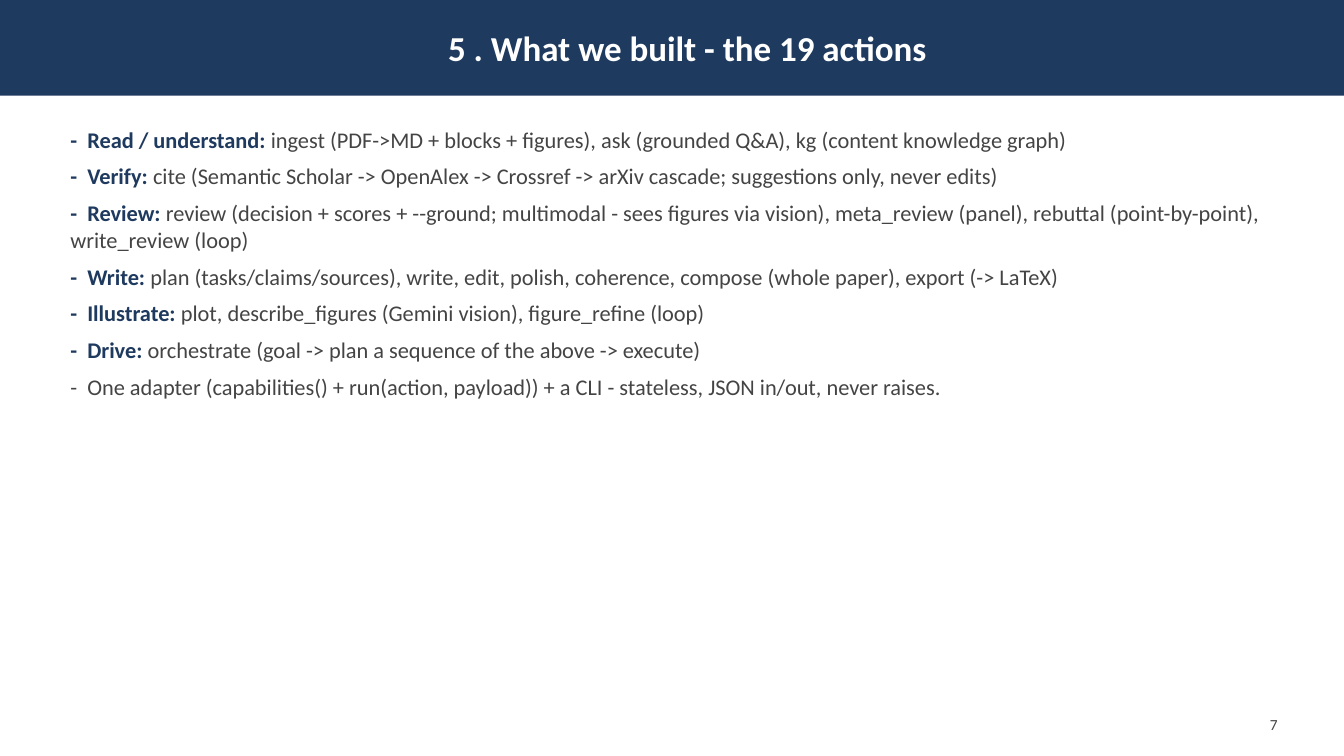
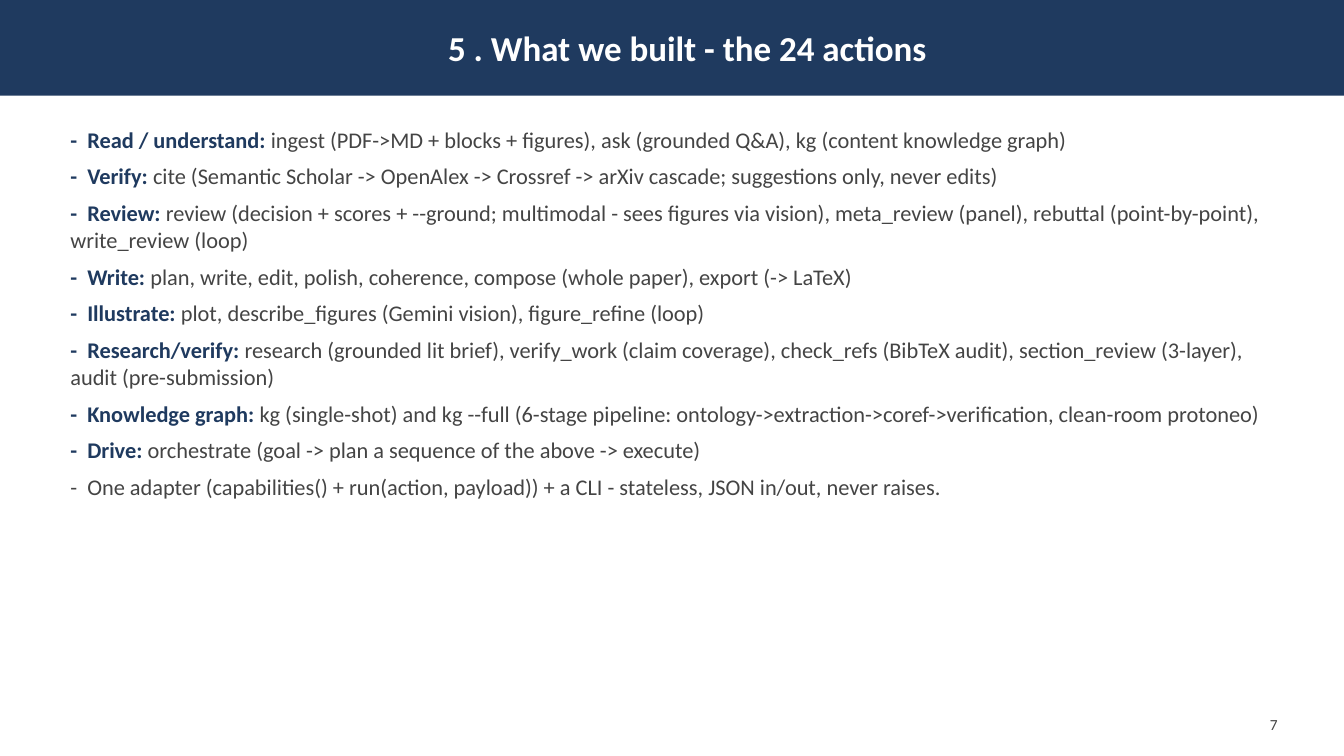
Before and after one commit to iowarp/clio-author, a slide deck: slide 8 of docs/AUTHOR.pptx. Drawn at 1344x756 pixels with LibreOffice and Linux fonts; fonts in the diff are those of the drawing. Boxes give left, top, right and bottom in pixels: in the first picture for what was removed or moved away, otherwise in the second. Text is boxed around its words. In the diff, an @@ line names an element or a change of style, - is before the commit and + after.

```diff
--- a/docs/AUTHOR.pptx
+++ b/docs/AUTHOR.pptx
@@ text in rectangle at (x1=448, y1=36, x2=926, y2=62): text changed @@
-5 . What we built - the 19 actions
+5 . What we built - the 24 actions
@@ text at (x1=87, y1=269, x2=851, y2=289): text changed @@
-- Write: plan (tasks/claims/sources), write, edit, polish, coherence, compose (whole paper), export (-> LaTeX)
+- Write: plan, write, edit, polish, coherence, compose (whole paper), export (-> LaTeX)
@@ text at (x1=70, y1=342, x2=1258, y2=426): paragraphs added @@
+- Research/verify: research (grounded lit brief), verify_work (claim coverage), check_refs (BibTeX audit), section_review (3-layer), audit (pre-submission)
+- Knowledge graph: kg (single-shot) and kg --full (6-stage pipeline: ontology->extraction->coref->verification, clean-room protoneo)
```
Also in this commit, not shown: 3 other slides changed, 6 other files.
